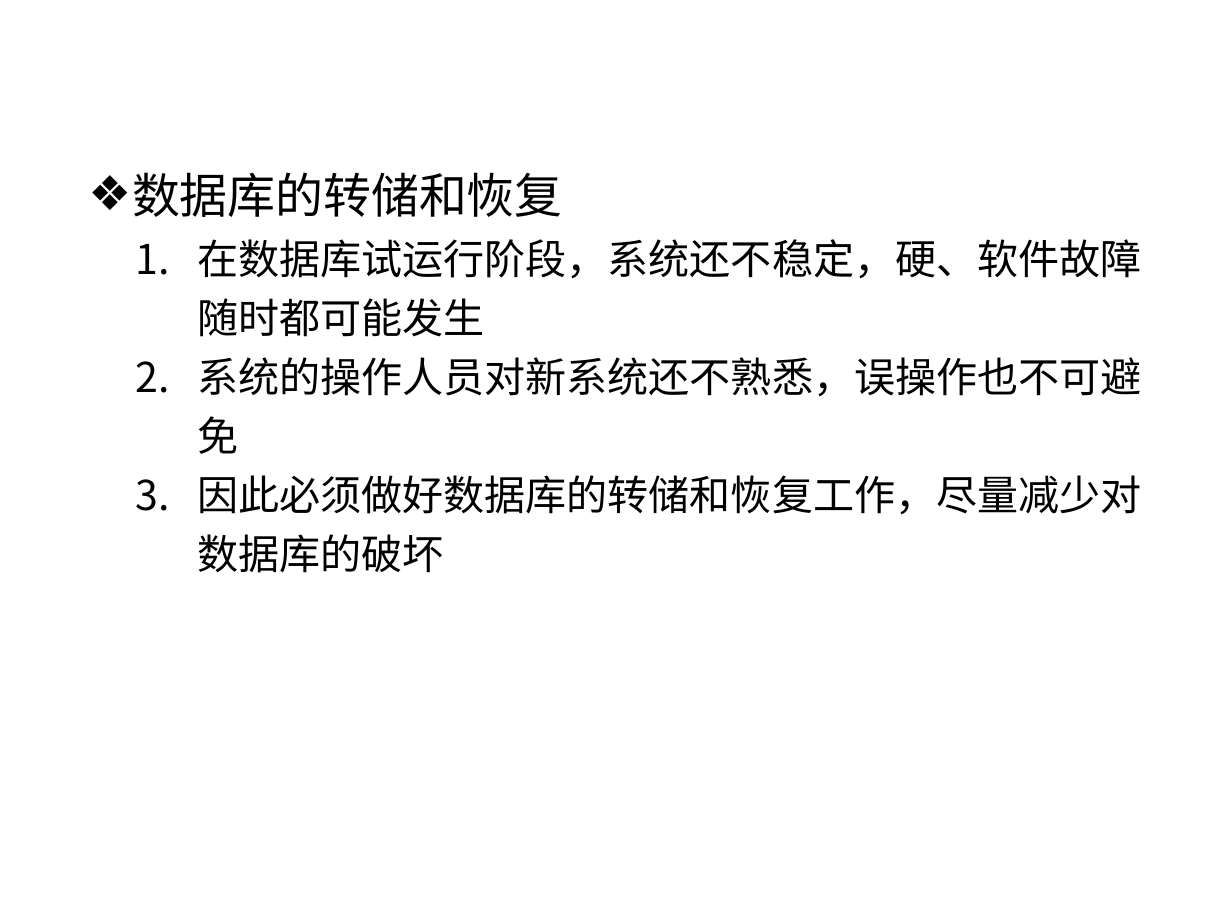
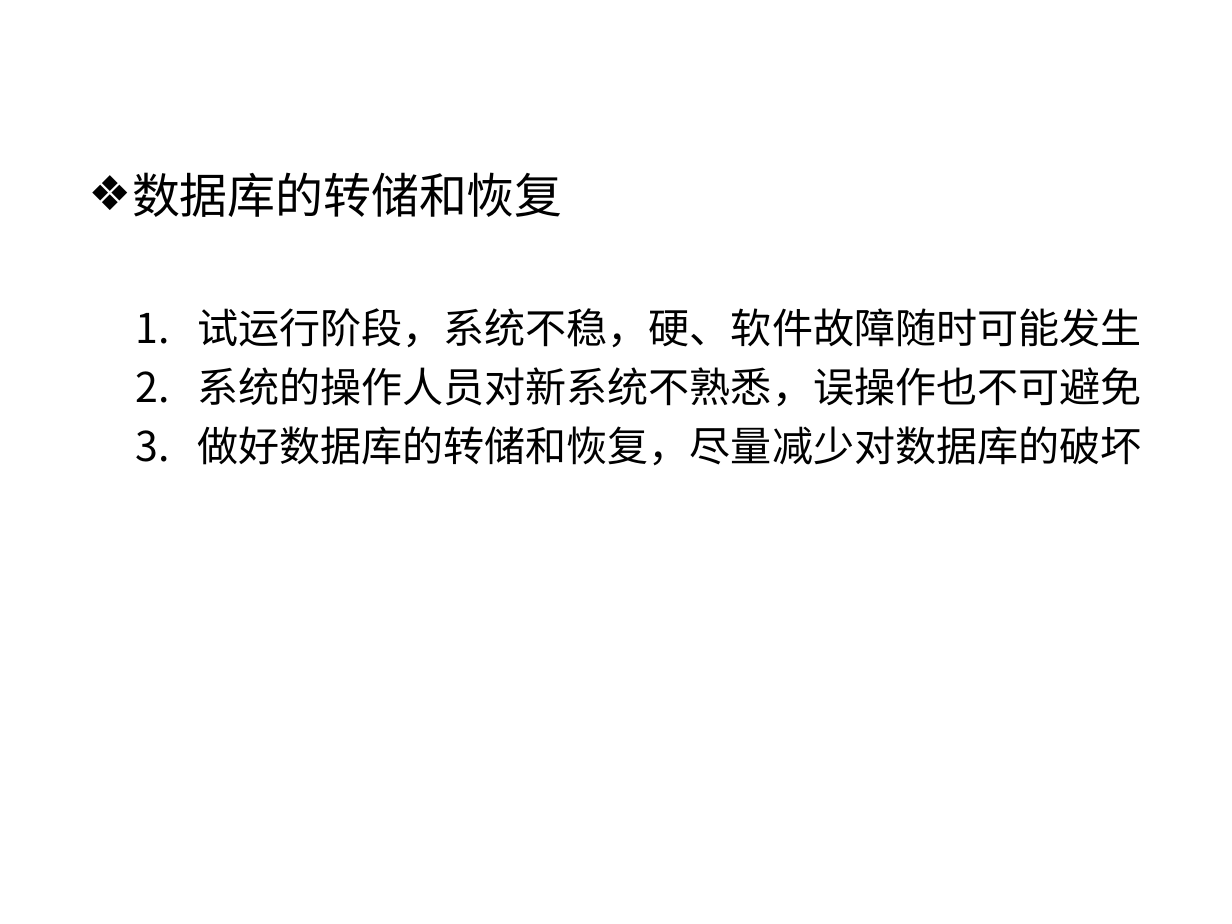
Before and after one commit to HBU/DataBase, a slide deck: slide 19 of PPT/PPT2020/DB第07章（2）.pptx (slide 21 before the commit). Drawn at 1232x924 pixels with LibreOffice and Linux fonts; fonts in the diff are those of the drawing; background and template pictures are left out. Boxes give left, top, right and bottom in pixels: in the first picture for what was removed or moved away, otherwise in the second. Text is boxed around its words. In the diff, an @@ line names an element or a change of style, - is before the commit and + after.

```diff
--- a/PPT/PPT2020/DB第07章（2）.pptx
+++ b/PPT/PPT2020/DB第07章（2）.pptx
@@ text at box(197, 308, 1142, 466): text changed @@
-  1. 在数据库试运行阶段，系统还不稳定，硬、软件故障随时都可能发生
-  2. 系统的操作人员对新系统还不熟悉，误操作也不可避免
-  3. 因此必须做好数据库的转储和恢复工作，尽量减少对数据库的破坏
+  1. 试运行阶段，系统不稳，硬、软件故障随时可能发生
+  2. 系统的操作人员对新系统不熟悉，误操作也不可避免
+  3. 做好数据库的转储和恢复，尽量减少对数据库的破坏
```
Also in this commit, not shown: 12 other slides changed, 2 slides removed, 2 other files.
